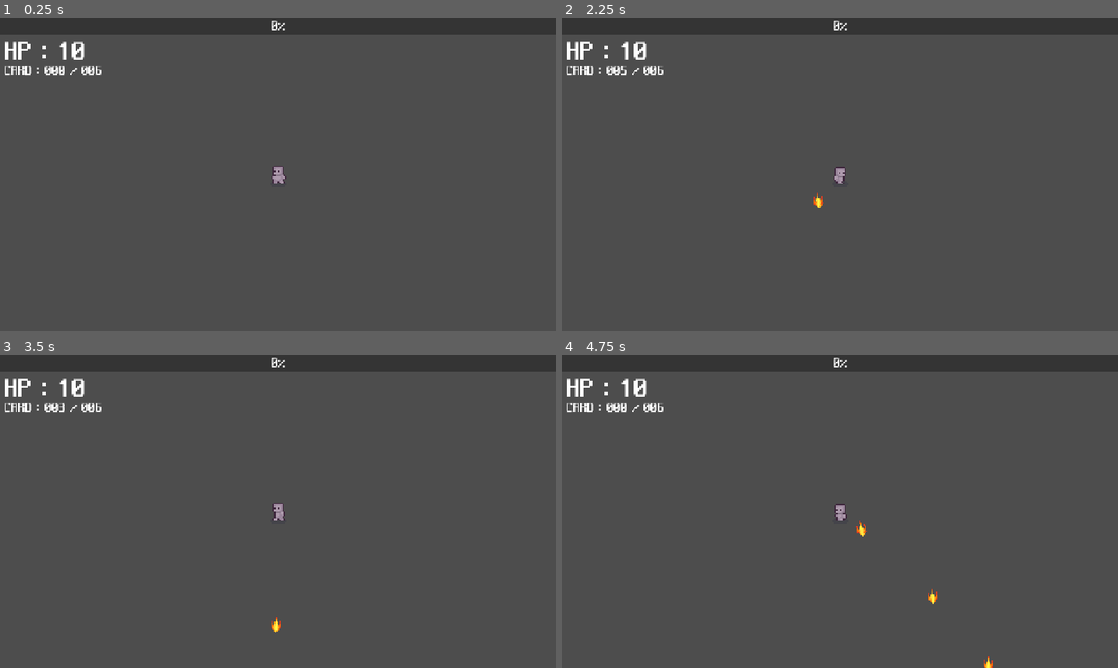
Above: before the commit, frames 1-4 (two rows, left to right).
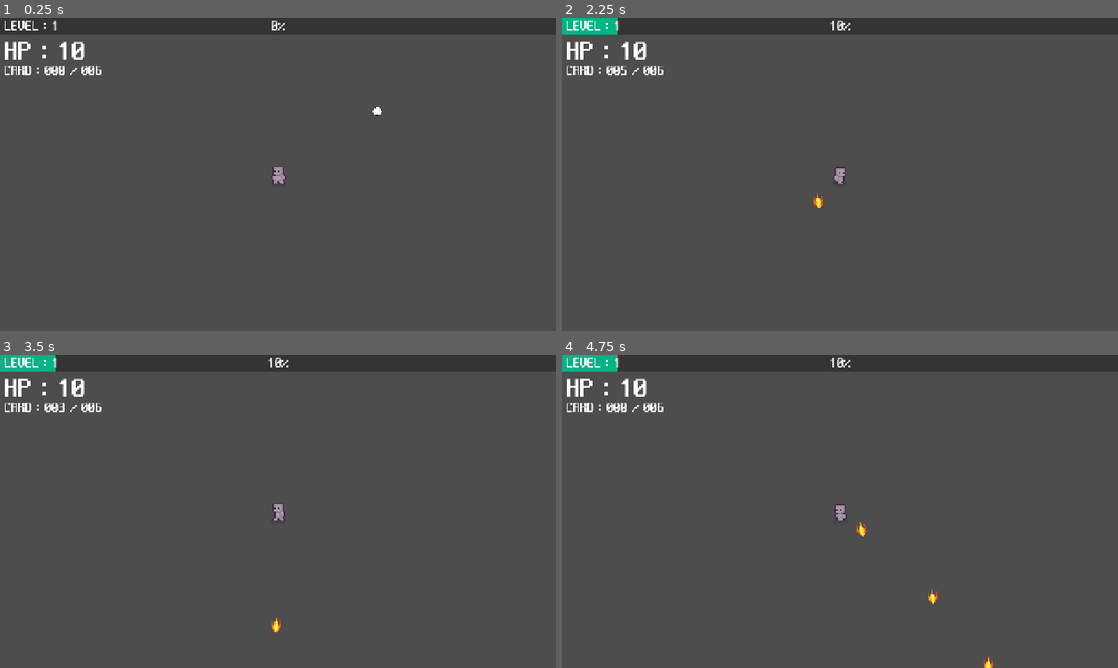
Above: after the commit, the same moments.

Repository: rnseo007/2dgame
Game: Godot game, scene res://Scenes/main.tscn
The game is run twice, just before and just after one commit, with the same random seed, the same clock (stepped at 60 frames per second) and the same inputs. Sound files missing from this copy of the repository are replaced by a short silence.
Inputs:
- Up to frame 1 (0.25 s): no input
- Up to frame 2 (2.25 s): tap Enter at 0.5 s; hold D (move_right) 0.53-1.28 s; hold S (move_down) 1.28-2.03 s; hold D (move_right) from 2.03 s (still down)
- Up to frame 3 (3.5 s): release D (move_right) at 2.78 s; hold W (move_up) from 2.78 s (still down)
- Up to frame 4 (4.75 s): release W (move_up) at 3.53 s; hold A (move_left) from 3.53 s (still down)

The runs differ from the first frame. In frame 1, 0.1% of the frame differs, in the area x 0-69%, y 0-32%; in frame 2, 0.6%, in the area x 0-52%, y 0-6%; in frame 3, 0.6%; in frame 4, 0.6%.

Commit message:
xp/level 구현 완

Diff:
--- a/Scenes/Player.tscn
+++ b/Scenes/Player.tscn
@@ -358,6 +358,11 @@
 &"RESET": SubResource("Animation_nn08x")
 }
 
+[sub_resource type="CircleShape2D" id="CircleShape2D_dewec"]
+radius = 102.825
+
+[sub_resource type="CircleShape2D" id="CircleShape2D_5ixxa"]
+
 [node name="Player" type="CharacterBody2D"]
 collision_mask = 2
 motion_mode = 1
@@ -404,4 +409,20 @@
 &"": SubResource("AnimationLibrary_52ee3")
 }
 
+[node name="GrabArea" type="Area2D" parent="."]
+collision_layer = 0
+collision_mask = 8
+
+[node name="CollisionShape2D" type="CollisionShape2D" parent="GrabArea"]
+shape = SubResource("CircleShape2D_dewec")
+
+[node name="CollectArea" type="Area2D" parent="."]
+collision_layer = 0
+collision_mask = 8
+
+[node name="CollisionShape2D" type="CollisionShape2D" parent="CollectArea"]
+shape = SubResource("CircleShape2D_5ixxa")
+
 [connection signal="damage" from="HurtArea2D" to="." method="_on_get_damage"]
+[connection signal="area_entered" from="GrabArea" to="." method="_on_grab_area_area_entered"]
+[connection signal="area_entered" from="CollectArea" to="." method="_on_collect_area_area_entered"]
--- a/Scenes/experience.tscn
+++ b/Scenes/experience.tscn
@@ -1,7 +1,27 @@
-[gd_scene format=3 uid="uid://cy4wg72vi4e2f"]
+[gd_scene load_steps=5 format=3 uid="uid://cy4wg72vi4e2f"]
 
-[node name="Experience" type="Area2D"]
+[ext_resource type="Script" uid="uid://b7bruksfa68qo" path="res://Scripts/experience.gd" id="1_32cl5"]
+[ext_resource type="Texture2D" uid="uid://5mo53ckf7450" path="res://Experience/test_xp.png" id="1_mm8qv"]
+[ext_resource type="AudioStream" uid="uid://sqvxp6lvwhe0" path="res://Experience/minimal-pop-click-ui-1-198301.mp3" id="3_asku2"]
+
+[sub_resource type="CircleShape2D" id="CircleShape2D_32cl5"]
+radius = 33.0151
+
+[node name="Experience" type="Area2D" groups=["Loot", "exp"]]
+scale = Vector2(0.3, 0.3)
+collision_layer = 8
+collision_mask = 0
+script = ExtResource("1_32cl5")
 
 [node name="Sprite2D" type="Sprite2D" parent="."]
+texture_filter = 1
+texture = ExtResource("1_mm8qv")
 
 [node name="CollisionShape2D" type="CollisionShape2D" parent="."]
+shape = SubResource("CircleShape2D_32cl5")
+
+[node name="Sound_Collected" type="AudioStreamPlayer" parent="."]
+stream = ExtResource("3_asku2")
+volume_db = -1.0
+
+[connection signal="finished" from="Sound_Collected" to="." method="_on_sound_collected_finished"]
--- a/Scenes/main.tscn
+++ b/Scenes/main.tscn
@@ -1,16 +1,22 @@
-[gd_scene load_steps=5 format=3 uid="uid://c1nhxlovmsx53"]
+[gd_scene load_steps=6 format=3 uid="uid://c1nhxlovmsx53"]
 
 [ext_resource type="PackedScene" uid="uid://dtrgo1xqwerm0" path="res://Scenes/Player.tscn" id="1_bo1nx"]
 [ext_resource type="PackedScene" uid="uid://b7bkqi52340cw" path="res://Scenes/play_hud.tscn" id="3_8gbba"]
 [ext_resource type="PackedScene" uid="uid://cwtjculhnmds1" path="res://Scenes/enemy_spawner.tscn" id="3_jjvhh"]
 [ext_resource type="PackedScene" uid="uid://b3rqc2fq4a257" path="res://Scenes/attack.tscn" id="4_jjvhh"]
+[ext_resource type="PackedScene" uid="uid://cy4wg72vi4e2f" path="res://Scenes/experience.tscn" id="5_kry3j"]
 
 [node name="Main" type="Node2D"]
 
-[node name="Player" parent="." groups=["Player"] instance=ExtResource("1_bo1nx")]
+[node name="Loot" type="Node2D" parent="." groups=["Loot"]]
+
+[node name="Experience" parent="Loot" instance=ExtResource("5_kry3j")]
+position = Vector2(228, -146)
 
 [node name="Play_HUD" parent="." instance=ExtResource("3_8gbba")]
 
 [node name="EnemySpawner" parent="." instance=ExtResource("3_jjvhh")]
 
+[node name="Player" parent="." groups=["Player"] instance=ExtResource("1_bo1nx")]
+
 [node name="Attack" parent="." instance=ExtResource("4_jjvhh")]
--- a/Scenes/play_hud.tscn
+++ b/Scenes/play_hud.tscn
@@ -47,3 +47,14 @@
 theme_override_styles/fill = SubResource("StyleBoxFlat_i1abf")
 step = 1.0
 value = 50.0
+
+[node name="Level" type="Label" parent="Xp_bar"]
+texture_filter = 1
+layout_mode = 0
+offset_left = 9.0
+offset_top = 3.0
+offset_right = 125.0
+offset_bottom = 35.0
+theme_override_fonts/font = ExtResource("1_o33u0")
+theme_override_font_sizes/font_size = 32
+text = "LEVEL: 1"
--- a/Scripts/enemy.gd
+++ b/Scripts/enemy.gd
@@ -3,13 +3,16 @@
 class_name Entity
 
 @export var speed : float = 100
-@export var cur_hp : int = 50
+@export var cur_hp : int = 5
 @export var knockback_recovery = 3.5
+@export var xp_drop_chance : int = 50 # % percent
+@export var xp_amount : int = 5
 
 @onready var sprite = $Enemy_sprite2D
 @onready var walk_anim = $WalkAnimationPlayer
 @onready var hit_anim = $HitAnimationPlayer
 @onready var player = get_tree().get_first_node_in_group("Player")
+@onready var loot_base = get_tree().get_first_node_in_group("Loot")
 
 var knockback : Vector2 = Vector2.ZERO
 var knockback_angle : Vector2 = Vector2.ZERO
@@ -17,10 +20,16 @@
 
 var hit_once_array = []
 
+var experince_object = preload("res://Scenes/experience.tscn")
+
 func _ready():
 	walk_anim.play("walk")
 
 func death():
+	var new_exp = experince_object.instantiate()
+	new_exp.global_position = global_position
+	new_exp.experience = xp_amount
+	loot_base.add_child(new_exp)
 	queue_free()
 
 func _process(_delta):
--- /dev/null
+++ b/Scripts/experience.gd
@@ -0,0 +1,25 @@
+extends Area2D
+
+@export var experience : int = 1
+
+@onready var sprite = $Sprite2D
+@onready var sound = $Sound_Collected
+@onready var collision = $CollisionShape2D
+
+var target = null
+var speed : float = -2.0
+
+func _process(delta: float) -> void:
+	if not target == null:
+		global_position = global_position.move_toward(target.global_position, speed)
+		speed += 10 * delta
+
+func collect():
+	sound.play()
+	collision.set_deferred("disabled", true)
+	sprite.visible = false
+	target = null
+	return experience
+
+func _on_sound_collected_finished() -> void:
+	queue_free()
--- a/Scripts/play_hud.gd
+++ b/Scripts/play_hud.gd
@@ -5,9 +5,11 @@
 @onready var hp_label = $Hp
 @onready var card_label = $Card
 @onready var xp_progress_bar = $Xp_bar
+@onready var level_label = $Xp_bar/Level
 
 func _process(_delta: float) -> void:
 	hp_label.text = "HP : {0}".format({0:player.hp})
 	card_label.text = "CARD : %03d / %03d" % [card.cur_ammo, card.max_ammo]
 	xp_progress_bar.max_value = player.max_xp
 	xp_progress_bar.value = player.cur_xp
+	level_label.text = "LEVEL : %d" % [player.level]
--- a/Scripts/player.gd
+++ b/Scripts/player.gd
@@ -1,12 +1,17 @@
 extends CharacterBody2D
 
 @onready var hit_anim = $HitAnimationPlayer
+@onready var grab_area = $GrabArea/CollisionShape2D
 
 @export var movement_speed : float = 300
+@export var grab_radius : float = 200
 var hp = 10
 var cur_xp : int = 0
 var max_xp : int = 10
 var level : int = 1
+
+func _ready() -> void:
+	grab_area_set()
 
 func _physics_process(_delta):
 	movement()
@@ -28,3 +33,25 @@
 	hp -= dmg
 	hit_anim.stop()
 	hit_anim.play("Hit")
+
+
+func _on_grab_area_area_entered(area: Area2D) -> void:
+	if area.is_in_group("Loot"):
+		area.target = self
+
+
+func _on_collect_area_area_entered(area: Area2D) -> void:
+	if area.is_in_group("Loot"):
+		var exp = area.collect()
+		calculate_experience(exp)
+
+func calculate_experience(exp):
+	cur_xp += exp
+	if cur_xp >= max_xp:
+		cur_xp -= max_xp
+		level += 1
+		max_xp += level**2 - level*2
+	print(cur_xp, ":", max_xp)
+
+func grab_area_set():
+	grab_area.shape.radius = grab_radius
--- a/project.godot
+++ b/project.godot
@@ -25,6 +25,7 @@
 Enemy="Enemy_All"
 Player_Bullet="Player_Bullet(card)"
 Player="player"
+Loot="Loots"
 
 [input]
 
@@ -54,6 +55,7 @@
 2d_physics/layer_1="player"
 2d_physics/layer_2="enemy"
 2d_physics/layer_3="player_bullet"
+2d_physics/layer_4="loot"
 
 [rendering]
 
Not shown, added: Experience/minimal-pop-click-ui-1-198301.mp3.import
Not shown: 1 places in Scenes/Player.tscn that only renumber resources
Not shown, added: Scripts/experience.gd.uid
Not shown, added: Experience/minimal-pop-click-ui-1-198301.mp3
